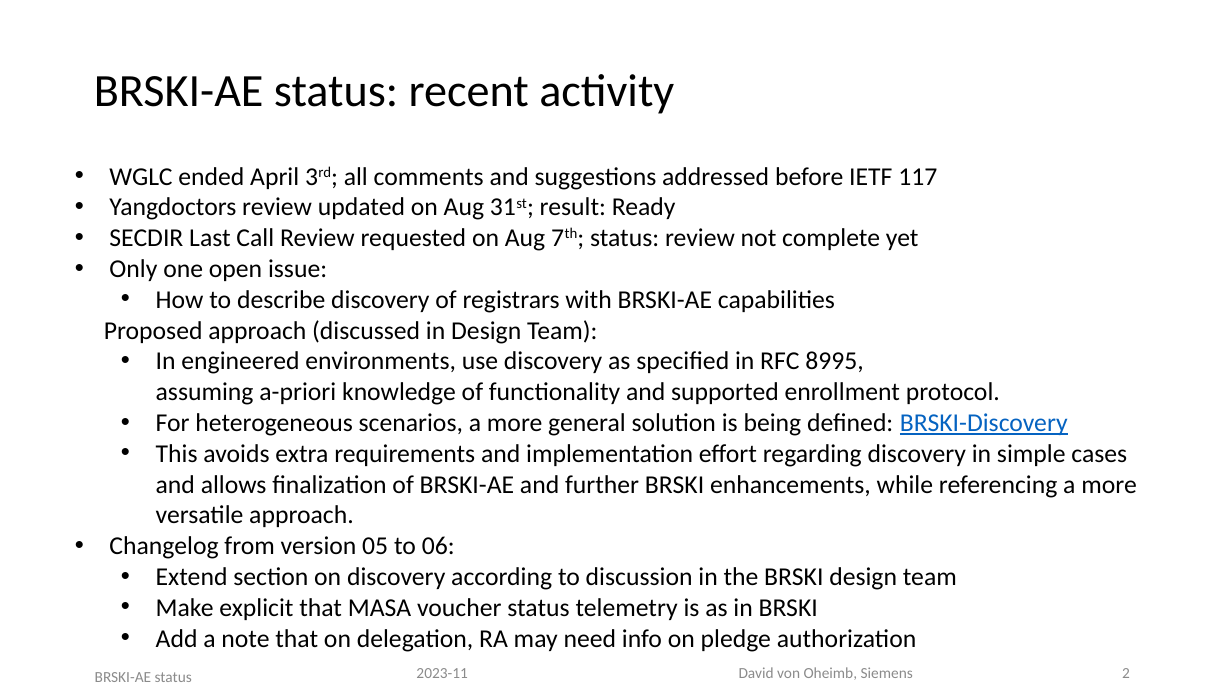
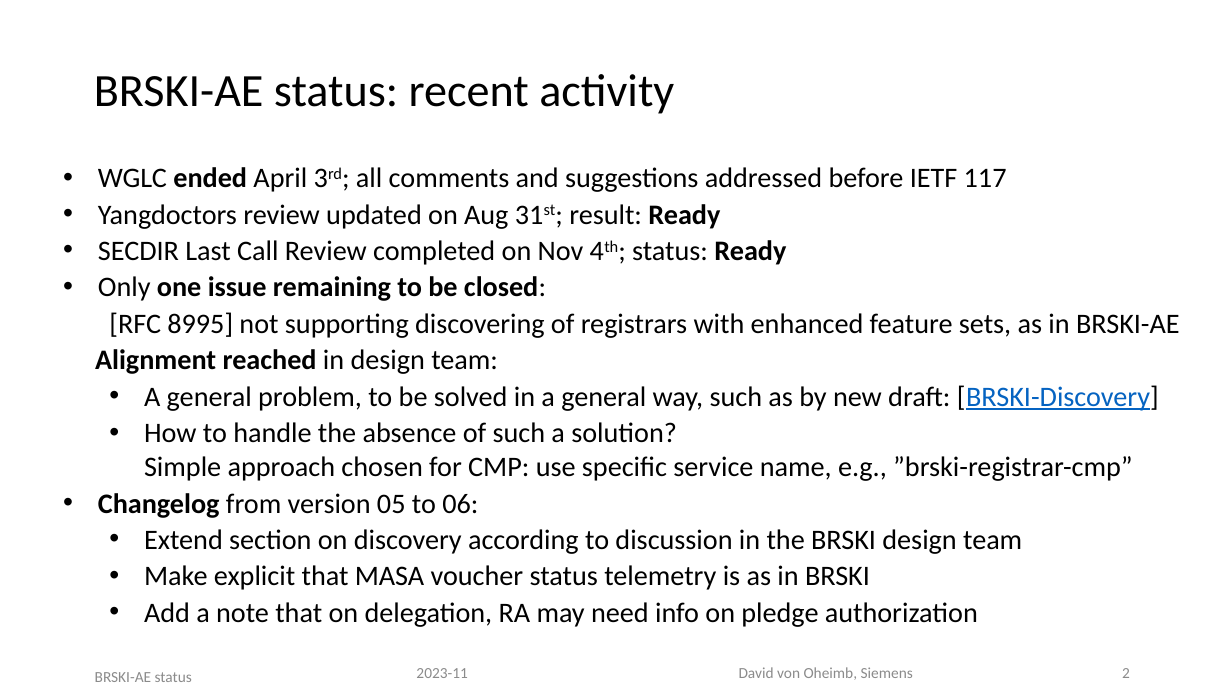
Before and after one commit to anima-wg/anima-brski-ae, a slide deck: slide 2 of presentations/slides-118-BRSKI-AE.pptx. Drawn at 1232x693 pixels with LibreOffice and Linux fonts; fonts in the diff are those of the drawing. Boxes give left, top, right and bottom in pixels: in the first picture for what was removed or moved away, otherwise in the second. Text is boxed around its words. In the diff, an @@ line names an element or a change of style, - is before the commit and + after.

Commit message:
slides-118-BRSKI-AE.pptx: update after design team discussion on 2023-11-06 at IETF 118

```diff
--- a/presentations/slides-118-BRSKI-AE.pptx
+++ b/presentations/slides-118-BRSKI-AE.pptx
@@ text "WGLC ended April 3rd; all ...": place and size @@
-text "WGLC ended April 3rd; all ..." at box(104, 167, 1137, 652)
+text "WGLC ended April 3rd; all ..." at box(95, 167, 1180, 627)
@@ text at box(98, 167, 1022, 627): size 20 to 22 pt in "WGLC ended April 3rd; all comments and ...", "Yangdoctors review updated on Aug 31st; result: ...", "Changelog from version 05 to 06:", "Extend section on discovery according to discussion ..." and 2 more places; bold on in "ended", "Ready", "Changelog"; more space between paragraphs @@
@@ text at box(95, 240, 1180, 481): text changed; size 20 to 22 pt @@
-• SECDIR Last Call Review requested on Aug 7th; status: review not complete yet
-• Only one open issue:
-  • How to describe discovery of registrars with BRSKI-AE capabilities
-Proposed approach (discussed in Design Team):
-  • In engineered environments, use discovery as specified in RFC 8995,
-    assuming a-priori knowledge of functionality and supported enrollment protocol.
-  • For heterogeneous scenarios, a more general solution is being defined: BRSKI-Discovery
-  • This avoids extra requirements and implementation effort regarding discovery in simple cases
-    and allows finalization of BRSKI-AE and further BRSKI enhancements, while referencing a more versatile approach.
+• SECDIR Last Call Review completed on Nov 4th; status: Ready
+• Only one issue remaining to be closed:
+  [RFC 8995] not supporting discovering of registrars with enhanced feature sets, as in BRSKI-AE
+Alignment reached in design team:
+  • A general problem, to be solved in a general way, such as by new draft: [BRSKI-Discovery]
+  • How to handle the absence of such a solution?
+    Simple approach chosen for CMP: use specific service name, e.g., ”brski-registrar-cmp”
```
Also in this commit, not shown: 1 other slide changed.
